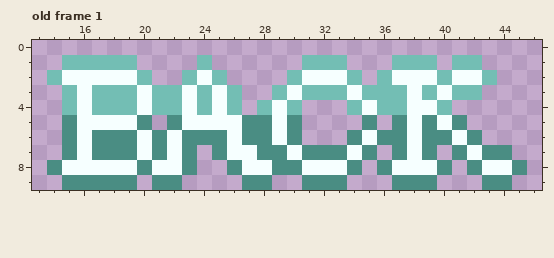
Two states of a pixel-art file, sprites/label-back.aseprite. Above, as it was before the edit.
60x10 pixels, 1 frame. Shown: old frame 1: x 13..46, y 0..9.
The result:
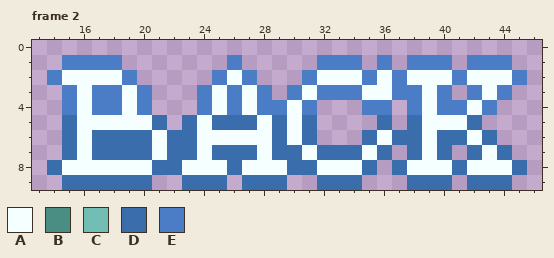
Palette (. is transparent): A #f6ffff  B #4a8d83  C #73beb4  D #396dac  E #4a7dc5
A new or re-ordered frame is compared with the old frame closest to it.
The edit:
frames 1 -> 2
--- frame 2 is new; against old frame 1
@@ x 13..46 @@
  0 ..................................
- 1 ..CCCCC....C......CCC...CCC.CC....
- 2 .CAAAAAC..CAC....CAAAC.CAAACAAC...
- 3 ..CACCCACCACAC..CACCCACCCACACC....
- 4 ..CACCCACCACAC.CAC...CACCAAC......
- 5 ..BAAAAB.BAAAABBAB....B.BABAB.....
- 6 ..BABBBABABBBABBAB...BABBABBAB....
- 7 ..BABBBABAB.BAABBABBBAB.BAB.BABB..
- 8 .BAAAAABAAB..BAABBAAAB.BAAAB.BAAB.
- 9 ..BBBBB.BB....BB..BBB...BBB...BB..
+ 1 ..EEEE.......E.....EEE.E.EEE.EEE..
+ 2 .EAAAAE.....EAE...EAAAEAEAAAEAAAE.
+ 3 ..EAEEAE...EAEAE.EAEEEAAEEAE.EAE..
+ 4 ..EAEEAE...EAEAEEAE...EE.EAEEAE...
+ 5 ..DAAAAAD.DADDDADAD....D.DAAAD....
+ 6 ..DADDDDADDAAAAADAD...DADDADDAD...
+ 7 ..DADDDDADDADDDADDADDDAD.DAD.DAD..
+ 8 .DAAAAAADDAAADAAADDAAAD.DAAADAAAD.
+ 9 ..DDDDDD..DDD.DDD..DDD...DDD.DDD..
